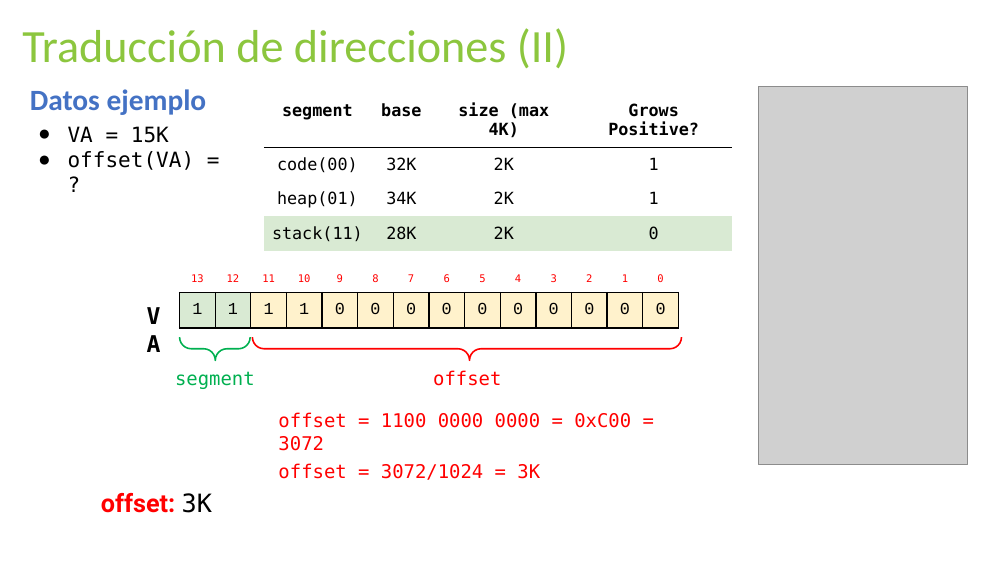
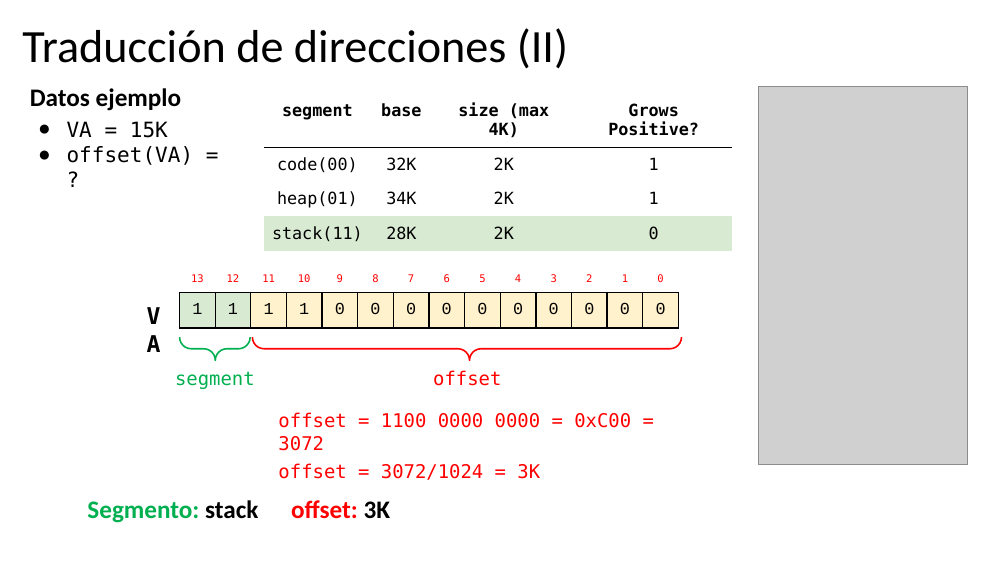
Before and after one commit to udea-so/apuntes_2026-2_SO-virtual, a slide deck: slide 45 of clase_09/SO_apuntes_clase9.pptx (slide 38 before the commit). Drawn at 1008x567 pixels with LibreOffice and Linux fonts; fonts in the diff are those of the drawing; grey boxes stand for pictures. Boxes give left, top, right and bottom in pixels: in the first picture for what was removed or moved away, otherwise in the second. Text is boxed around its words. In the diff, an @@ line names an element or a change of style, - is before the commit and + after.

```diff
--- a/clase_09/SO_apuntes_clase9.pptx
+++ b/clase_09/SO_apuntes_clase9.pptx
@@ title "Traducción de direcciones (II)" at (22, 28, 568, 69): text colour #8CC63E to #000000 @@
@@ text "Datos ejemplo" at (30, 88, 194, 165): size 28 to 24 pt, text colour #4472C4 to #000000 in "Datos ejemplo"; indent changed @@
@@ text added at (87, 500, 258, 523), 24 pt, text #00B050, bold @@
+Segmento: stack
@@ text "offset: 3K": place and size @@
-text "offset: 3K" at (101, 493, 212, 513)
+text "offset: 3K" at (291, 500, 391, 519)
@@ text "offset: 3K" at (291, 500, 391, 519): font Roboto to Calibri in "offset:"; font DejaVu Sans Mono to Calibri, bold on in "3K" @@
```
Also in this commit, not shown: 46 other slides changed, 12 slides added, 1 slide removed, 6 other files.
